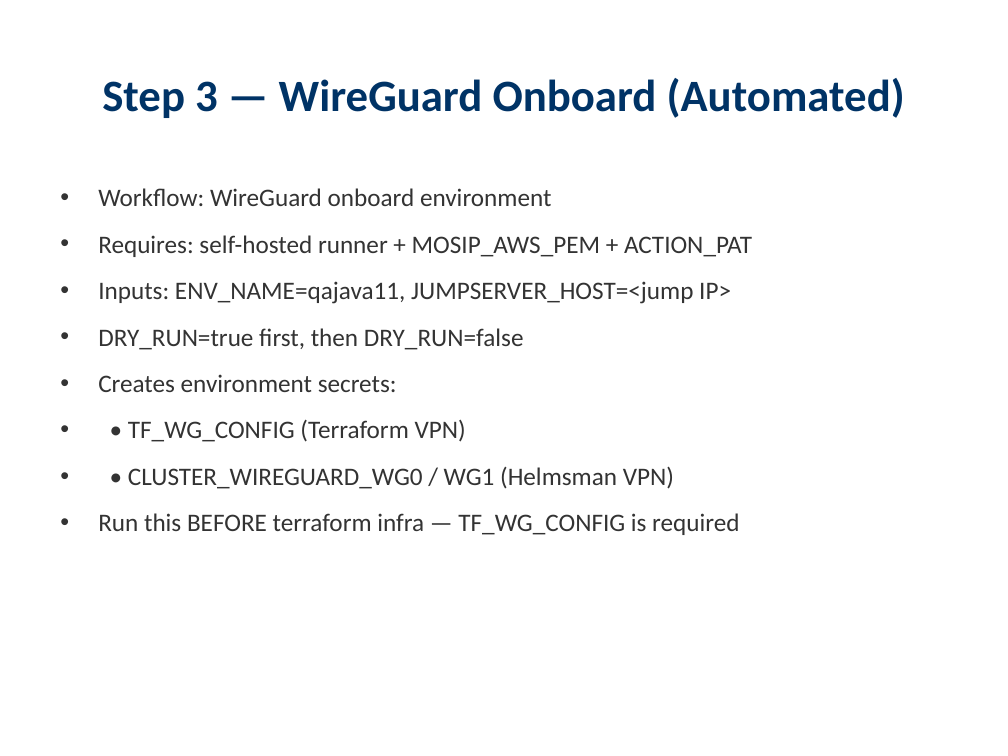
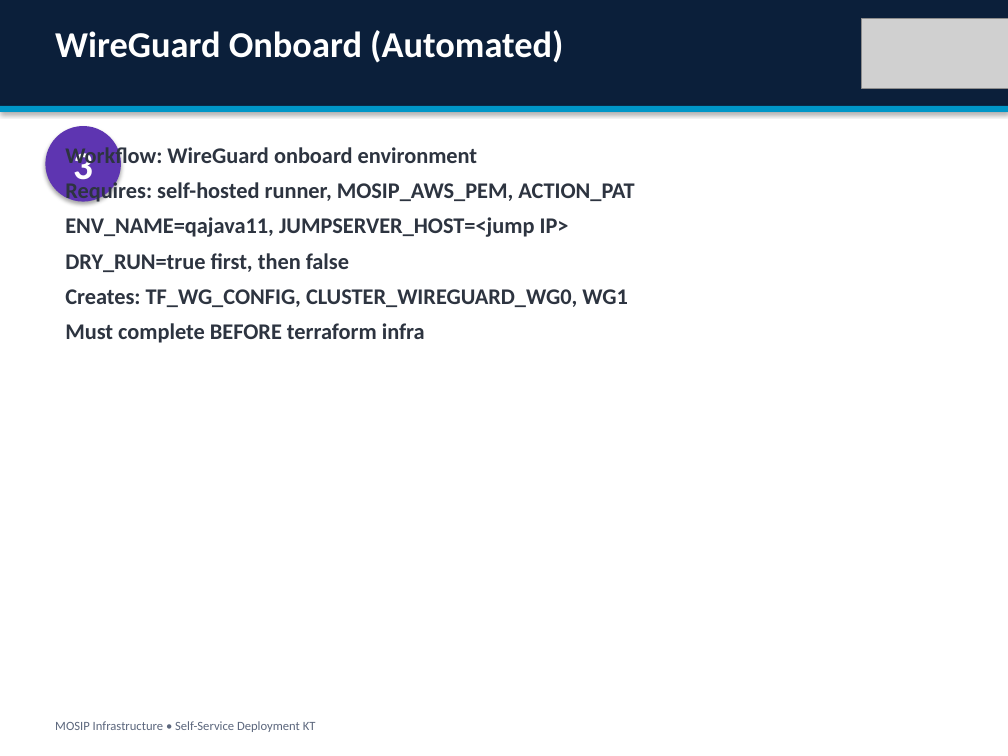
Before and after one commit to Ivanmeneges/infra, a slide deck: slide 11 of docs/presentations/MOSIP_New_Environment_Deployment_KT.pptx. Drawn at 1008x756 pixels with LibreOffice and Linux fonts; fonts in the diff are those of the drawing; grey boxes stand for pictures. Boxes give left, top, right and bottom in pixels: in the first picture for what was removed or moved away, otherwise in the second. Text is boxed around its words. In the diff, an @@ line names an element or a change of style, - is before the commit and + after.

```diff
--- a/docs/presentations/MOSIP_New_Environment_Deployment_KT.pptx
+++ b/docs/presentations/MOSIP_New_Environment_Deployment_KT.pptx
@@ rectangle added at [0,0,1008,756], fill #FFFFFF @@
@@ rectangle added at [0,0,1008,106], fill #0B1F3A @@
@@ picture added at [862,18,1008,89] @@
@@ text at [55,30,563,63]: text changed; size 32 to 26 pt; text colour #003366 to #FFFFFF @@
-Step 3 — WireGuard Onboard (Automated)
+WireGuard Onboard (Automated)
@@ rectangle added at [0,106,1008,112], fill #0096C7 @@
@@ ellipse added at [45,126,121,202], fill #5E35B1, 28 pt, text #FFFFFF, bold @@
+3
@@ text "Workflow: WireGuard onboard environment": place and size @@
-text "Workflow: WireGuard onboard environment" at [98,188,752,535]
+text "Workflow: WireGuard onboard environment" at [65,144,634,343]
@@ text at [65,144,477,169]: size 18 to 16 pt, text colour #333333 to #2D3440, bold on in "Workflow: WireGuard onboard environment"; bullet • to none; less space between paragraphs @@
@@ text at [65,179,634,343]: text changed; size 18 to 16 pt; text colour #333333 to #2D3440; bold on @@
-• Requires: self-hosted runner + MOSIP_AWS_PEM + ACTION_PAT
-• Inputs: ENV_NAME=qajava11, JUMPSERVER_HOST=<jump IP>
-• DRY_RUN=true first, then DRY_RUN=false
-• Creates environment secrets:
-• • TF_WG_CONFIG (Terraform VPN)
-• • CLUSTER_WIREGUARD_WG0 / WG1 (Helmsman VPN)
-• Run this BEFORE terraform infra — TF_WG_CONFIG is required
+Requires: self-hosted runner, MOSIP_AWS_PEM, ACTION_PAT
+ENV_NAME=qajava11, JUMPSERVER_HOST=<jump IP>
+DRY_RUN=true first, then false
+Creates: TF_WG_CONFIG, CLUSTER_WIREGUARD_WG0, WG1
+Must complete BEFORE terraform infra
@@ text added at [55,721,316,732], 9 pt, text #5C677D @@
+MOSIP Infrastructure • Self-Service Deployment KT
```
Also in this commit, not shown: 16 other slides changed, 8 slides added, 8 slides removed, 2 other files.
